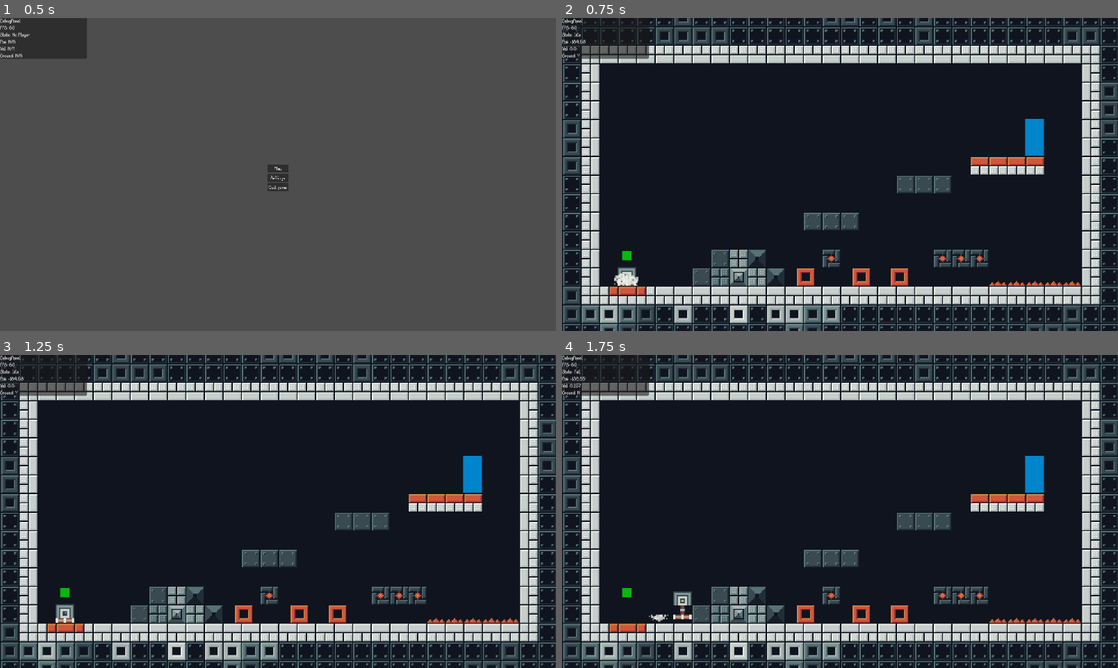
Above: before the commit, frames 1-4 (two rows, left to right).
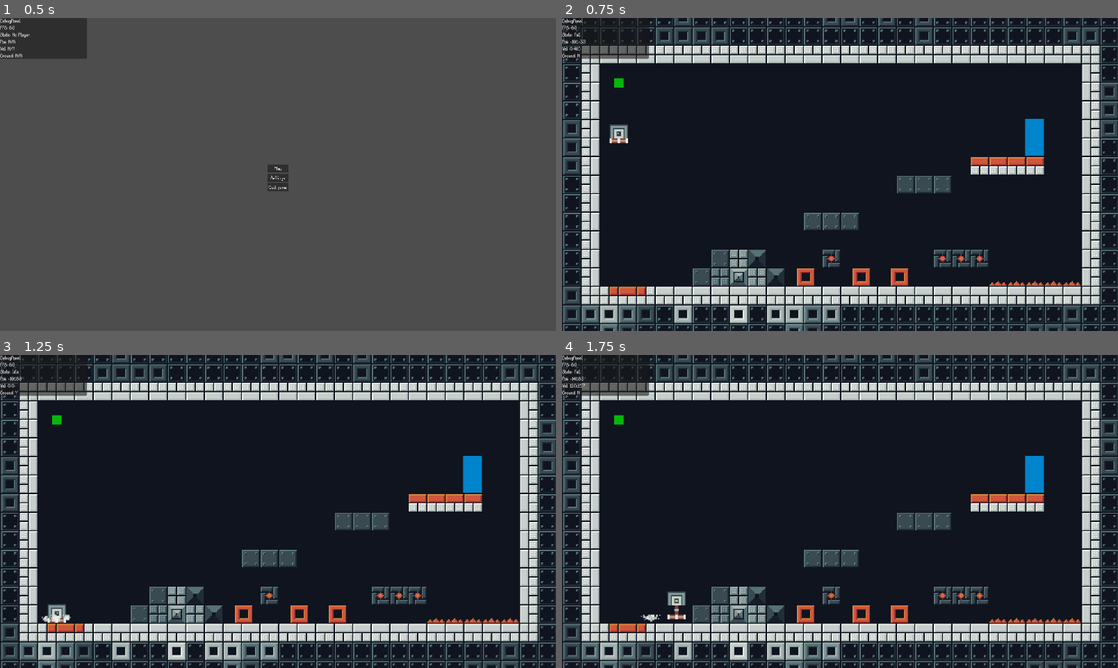
Above: after the commit, the same moments.

Repository: LeZellus/pistonprecision
Game: Godot game, scene res://scenes/worlds/MainScene.tscn
Two runs of this game, one before a commit and one after it. Both use one fixed random seed, a clock stepped at 60 frames per second and the inputs below.
Inputs:
- Up to frame 1 (0.5 s): no input
- Up to frame 2 (0.75 s): click "Play" at 0.5 s
- Up to frame 3 (1.25 s): no input
- Up to frame 4 (1.75 s): tap Enter at 1.25 s; hold D (move_right) from 1.28 s (still down); tap Space (jump) at 1.52 s

Frame 1 is identical in both runs. In frame 2, 0.6% of the frame differs, in the area x 2-14%, y 4-86%; in frame 3, 0.4%; in frame 4, 0.5%.

Commit message:
death zone fix

Diff:
--- a/scenes/objects/DeathZone.tscn
+++ b/scenes/objects/DeathZone.tscn
@@ -1,7 +1,12 @@
-[gd_scene load_steps=2 format=3 uid="uid://ylt41ox5quua"]
+[gd_scene load_steps=3 format=3 uid="uid://ylt41ox5quua"]
 
 [ext_resource type="Script" path="res://scripts/objects/DeathZone.gd" id="1_srtck"]
+
+[sub_resource type="RectangleShape2D" id="RectangleShape2D_7k17y"]
 
 [node name="DeathZone" type="Area2D"]
 z_index = 50
 script = ExtResource("1_srtck")
+
+[node name="CollisionShape2D" type="CollisionShape2D" parent="."]
+shape = SubResource("RectangleShape2D_7k17y")
--- a/scenes/worlds/world_01/room_01.tscn
+++ b/scenes/worlds/world_01/room_01.tscn
@@ -11,13 +11,10 @@
 [ext_resource type="PackedScene" uid="uid://ylt41ox5quua" path="res://scenes/objects/DeathZone.tscn" id="7_pnsws"]
 [ext_resource type="Script" path="res://scripts/utilities/CameraController.gd" id="9_st4ct"]
 
-[sub_resource type="RectangleShape2D" id="RectangleShape2D_ljeip"]
-size = Vector2(79, 5)
-
 [node name="Room01" type="Node2D"]
 
 [node name="SpawnPoint" parent="." instance=ExtResource("1_va5oy")]
-position = Vector2(-184, 70)
+position = Vector2(-191, -79)
 
 [node name="PushableObject" parent="." instance=ExtResource("1_ku13x")]
 position = Vector2(51, 76)
@@ -48,10 +45,6 @@
 [node name="DeathZone" parent="." instance=ExtResource("7_pnsws")]
 position = Vector2(168, 93)
 
-[node name="CollisionShape2D" type="CollisionShape2D" parent="DeathZone"]
-shape = SubResource("RectangleShape2D_ljeip")
-debug_color = Color(0.781871, 0.101506, 0.441273, 0.42)
-
 [node name="Camera2D2" type="Camera2D" parent="."]
 zoom = Vector2(4, 4)
 script = ExtResource("9_st4ct")
--- a/scripts/managers/GameManager.gd
+++ b/scripts/managers/GameManager.gd
@@ -74,6 +74,9 @@
 	is_respawning = true
 	deaths_count += 1
 	player_died.emit()
+
+	# Attendre un peu plus pour que le DeathState se termine proprement
+	await get_tree().create_timer(0.1).timeout
 
 	# Attendre le délai de respawn
 	await get_tree().create_timer(respawn_delay).timeout
--- a/scripts/managers/SceneManager.gd
+++ b/scripts/managers/SceneManager.gd
@@ -90,15 +90,21 @@
 
 	print("=== SCENEMANAGER: Début du respawn ===")
 
-	# Reset du joueur
-	player.reset_for_respawn()
+	# Reset du joueur AVANT de le repositionner
+	await player.reset_for_respawn()
+
+	# Attendre une frame pour que la physique se mette à jour
+	await player.get_tree().physics_frame
 
 	# Repositionner au spawn par défaut
 	var spawn_pos = _get_spawn_position("default")
+	print("=== SCENEMANAGER: Position de spawn trouvée : ", spawn_pos, " ===")
+
+	# Forcer la position
 	player.global_position = spawn_pos
 	player.velocity = Vector2.ZERO
 
-	print("=== SCENEMANAGER: Joueur respawn à : ", spawn_pos, " ===")
+	print("=== SCENEMANAGER: Joueur respawn à : ", player.global_position, " ===")
 
 # === TRANSITIONS ===
 func transition_to_room(target_room_id: String, spawn_id: String = "default"):
--- a/scripts/objects/DeathZone.gd
+++ b/scripts/objects/DeathZone.gd
@@ -2,14 +2,21 @@
 extends Area2D
 class_name DeathZone
 
+var death_triggered: bool = false
+
 func _ready():
 	body_entered.connect(_on_body_entered)
+	body_exited.connect(_on_body_exited)
 
 	# Configuration des layers pour éviter les conflits
 	collision_layer = 0
 	collision_mask = 1  # Layer du joueur
 
 func _on_body_entered(body: Node2D):
+	# Debug
+	print("DeathZone: Corps entré - ", body.name, " à la position ", body.global_position)
+	print("DeathZone position: ", global_position)
+
 	# Vérifications de sécurité
 	if not body.is_in_group("player"):
 		return
@@ -18,9 +25,24 @@
 		push_warning("DeathZone: Le joueur n'a pas les méthodes de mort requises")
 		return
 
-	# Vérifier que le joueur n'est pas déjà mort
+	# Vérifier que le joueur n'est pas déjà mort ou en immunité
 	if body.is_player_dead():
+		print("DeathZone: Joueur déjà mort, ignoré")
 		return
+
+	# Vérifier l'immunité de transition
+	if body.has_method("has_transition_immunity") and body.has_transition_immunity():
+		print("DeathZone: Joueur en immunité, ignoré")
+		return
+
+	# Éviter les déclenchements multiples
+	if death_triggered:
+		print("DeathZone: Déjà déclenché, ignoré")
+		return
+
+	death_triggered = true
+
+	print("DeathZone: Déclenchement de la mort!")
 
 	# Déclencher la mort du joueur de manière différée pour éviter les conflits de collision
 	body.call_deferred("trigger_death")
@@ -28,6 +50,11 @@
 	# Notifier le GameManager pour les statistiques
 	call_deferred("_notify_game_manager")
 
+func _on_body_exited(body: Node2D):
+	if body.is_in_group("player"):
+		# Reset le flag quand le joueur sort de la zone
+		death_triggered = false
+
 func _notify_game_manager():
 	"""Notifie le GameManager de la mort du joueur pour les stats"""
 	var game_manager = get_node("/root/GameManager")
--- a/scripts/objects/SpawnPoint.gd
+++ b/scripts/objects/SpawnPoint.gd
@@ -1,4 +1,4 @@
-# scripts/objects/SpawnPoint.gd - Version simplifiée
+# scripts/objects/SpawnPoint.gd - Version corrigée
 extends Marker2D
 class_name SpawnPoint
 
@@ -6,7 +6,11 @@
 @export var is_default_spawn: bool = true
 
 func _ready():
+	# IMPORTANT: Ajouter au groupe spawn_points
 	add_to_group("spawn_points")
+
+	# Debug
+	print("SpawnPoint créé - ID: ", spawn_id, ", Position: ", global_position, ", Default: ", is_default_spawn)
 
 	# Debug visuel (optionnel)
 	if not Engine.is_editor_hint():
--- a/scripts/player/Player.gd
+++ b/scripts/player/Player.gd
@@ -127,10 +127,10 @@
 	tween.tween_property(sprite, "modulate:a", 1.0, 0.3)
 
 	# Reset states
-	velocity = Vector2.ZERO
 	piston_direction = PistonDirection.DOWN
 	sprite.rotation_degrees = 0
 
 	# Transition vers IdleState
 	if state_machine and state_machine.has_node("IdleState"):
+		print("JE PAAAAAAAAAAAAAAAAAAAAAAAAAAAAAAAAAAAAAAAAAAAAAAASSSSSSZE")
 		state_machine.change_state(state_machine.get_node("IdleState"))
--- a/scripts/player/components/PlayController.gd
+++ b/scripts/player/components/PlayController.gd
@@ -12,6 +12,12 @@
 func _physics_process(delta: float):
 	if player.is_player_dead():
 		return
+
+	if player.transition_immunity_timer > 0:
+		player.transition_immunity_timer -= delta
+		# Pas de physique normale pendant l'immunité de respawn
+		if player.transition_immunity_timer > 0.4:  # Les 0.1 premières secondes
+			return
 
 	delta = min(delta, 1.0/30.0)
 	_handle_grounding()
--- a/scripts/player/states/DeathState.gd
+++ b/scripts/player/states/DeathState.gd
@@ -4,12 +4,14 @@
 signal death_animation_finished
 
 var death_explosion: Node = null
+var death_complete: bool = false
 
 func _ready() -> void:
 	animation_name = ""
 
 func enter() -> void:
 	print("=== ENTREE DEATH STATE ===")
+	death_complete = false
 
 	# Désactiver la physique immédiatement
 	parent.set_physics_process(false)
@@ -39,8 +41,10 @@
 		if death_explosion.has_method("cleanup"):
 			death_explosion.cleanup()
 
-	# Attendre un peu puis signaler la fin
-	await parent.get_tree().create_timer(0.5).timeout
+	# Marquer comme terminé
+	death_complete = true
+
+	print("=== DEATH STATE: Prêt pour le respawn ===")
 
 	# Signal que l'animation de mort est terminée
 	death_animation_finished.emit()
@@ -48,3 +52,5 @@
 func exit() -> void:
 	print("=== SORTIE DEATH STATE ===")
 	death_explosion = null
+	death_complete = false
+	# Le reset du joueur se fera APRÈS la sortie complète
Not shown: 1 places in scenes/worlds/world_01/room_01.tscn that only renumber resources
